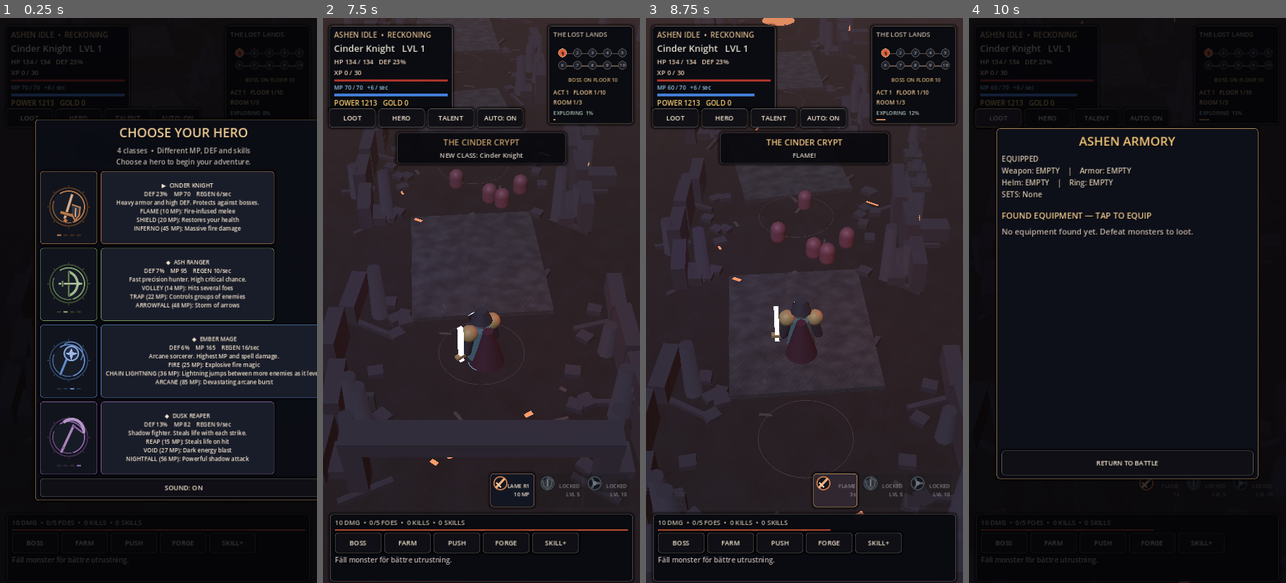
Above: before the commit, frames 1-4 (left to right).
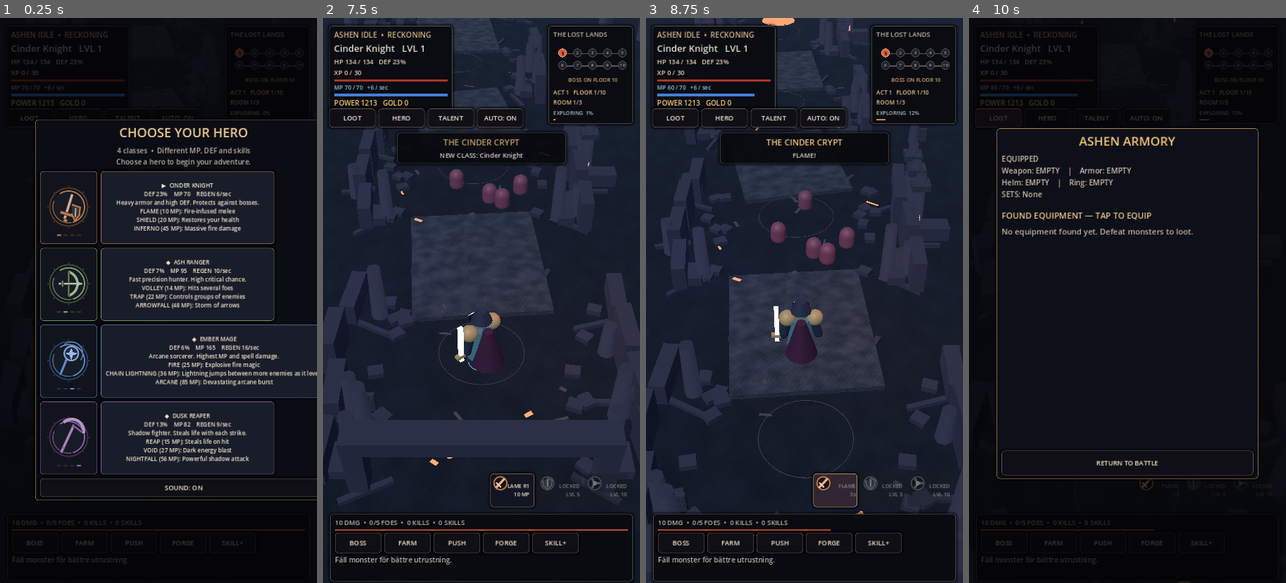
Above: after the commit, the same moments.

Repository: bananofil-wq/AshenIdle
Game: Godot game, scene res://scenes/main.tscn
The game is run twice, just before and just after one commit, with the same random seed, the same clock (stepped at 60 frames per second) and the same inputs.
Inputs:
- Up to frame 1 (0.25 s): no input
- Up to frame 2 (7.5 s): click "LOOT" at 0.5 s; click "HERO" at 1.25 s; click "TALENT" at 2 s; click "AUTO: ON" at 2.75 s; click "BOSS" at 3.5 s; click "FARM" at 4.25 s; click "PUSH" at 5 s; click "FORGE" at 5.75 s; click "SKILL+" at 6.5 s; click "▶ CINDER KNIGHT DEF 23% MP 70…" at 7.25 s
- Up to frame 3 (8.75 s): click "FLAME R1 10 MP" at 8 s
- Up to frame 4 (10 s): click "LOOT" at 8.75 s; click "HERO" at 9.5 s

The runs differ from the first frame. In frame 2, 5.6% of the frame differs, in the area x 0-100%, y 0-61%; in frame 3, 7.8%, in the area x 0-100%, y 0-58%; in frame 4, less than 0.1%.

Commit message:
Correct flat muddy lighting with cool key fill; ease GLES3 dynamic lights, fog, embers and burst particle CPU load

Diff:
--- a/scripts/main.gd
+++ b/scripts/main.gd
@@ -255,7 +255,7 @@
     environment.adjustment_saturation = 0.88
     environment.ambient_light_source = Environment.AMBIENT_SOURCE_COLOR
     environment.ambient_light_color = Color("677186")
-    environment.ambient_light_energy = 0.48
+    environment.ambient_light_energy = 0.73
     environment.glow_enabled = false
     # Keep saturated spell silhouettes; aggressive glow had clipped the entire combat area white.
     environment.glow_intensity = 0.38
@@ -284,15 +284,15 @@
     add_child(ember)
     ember.position = Vector3(0.0, 2.8, 0.5)
     ember.light_color = Color("ff6332")
-    ember.light_energy = 1.35
-    ember.omni_range = 13.0
+    ember.light_energy = 0.94
+    ember.omni_range = 10.5
     var arcane := OmniLight3D.new()
     mystic_light = arcane
     add_child(arcane)
     arcane.position = Vector3(-3.6, 4.0, -2.0)
     arcane.light_color = Color("965eff")
-    arcane.light_energy = 0.68
-    arcane.omni_range = 12
+    arcane.light_energy = 0.56
+    arcane.omni_range = 10
 
     # The old static arena is replaced by interconnected dungeon chambers.
     var dungeon_script: Script = preload("res://scripts/dungeon_builder.gd")
@@ -1153,16 +1153,16 @@
     var scene: Environment = bg_environment.environment
     scene.background_color = [Color("070a12"), Color("091925"), Color("0b1e12"), Color("130e24"), Color("250b09")][next_biome]
     scene.fog_enabled = true
-    scene.fog_light_color = [Color("59423d"), Color("64879b"), Color("526851"), Color("48305e"), Color("704238")][next_biome]
-    scene.fog_density = [0.009, 0.006, 0.004, 0.010, 0.008][next_biome]
+    scene.fog_light_color = [Color("35445c"), Color("64879b"), Color("526851"), Color("48305e"), Color("704238")][next_biome]
+    scene.fog_density = [0.004, 0.005, 0.004, 0.007, 0.006][next_biome]
     scene.adjustment_brightness = [1.02, 0.97, 0.99, 0.93, 0.99][next_biome]
     scene.adjustment_saturation = [0.92, 0.78, 0.96, 0.90, 0.94][next_biome]
     if key_sun != null:
         key_sun.light_color = [Color("bfd2f2"), Color("c2e7ff"), Color("c3dda1"), Color("bc9aff"), Color("ffd0a6")][next_biome]
         key_sun.light_energy = [1.05, 1.05, 0.99, 0.92, 1.08][next_biome]
-    scene.ambient_light_color = [Color("677186"), Color("88b5c8"), Color("79a27a"), Color("805aa6"), Color("aa634b")][next_biome]
+    scene.ambient_light_color = [Color("8da5c7"), Color("88b5c8"), Color("8eae88"), Color("805aa6"), Color("a17b77")][next_biome]
     if fire_light != null:
-        fire_light.light_color = [Color("ff6332"), Color("8ee3ff"), Color("a4dc72"), Color("c376ff"), Color("ff6e30")][next_biome]
+        fire_light.light_color = [Color("ff9a61"), Color("8ee3ff"), Color("a4dc72"), Color("c376ff"), Color("ff6e30")][next_biome]
     if mystic_light != null:
         mystic_light.light_color = [Color("965eff"), Color("63b4d3"), Color("5b9f66"), Color("743ee0"), Color("ff9b45")][next_biome]
     if center_banner != null:
@@ -2765,9 +2765,9 @@
 
 func _scatter_embers() -> void:
     # Tiny drifting emissive ash sparks provide depth without a heavy particle shader.
-    for i in range(44):
+    for i in range(12):
         var spark_mesh := QuadMesh.new()
-        spark_mesh.size = Vector2(rng.randf_range(0.07, 0.17), rng.randf_range(0.07, 0.17))
+        spark_mesh.size = Vector2(rng.randf_range(0.055, 0.10), rng.randf_range(0.055, 0.10))
         var spark := _mesh(self, spark_mesh, Vector3(rng.randf_range(-5.8, 5.8), 0.2, rng.randf_range(-5.8, 5.8)), _fx_material(Color("f27e34") if i % 3 else Color("ffbf5a"), 0.40))
         var phase := rng.randf_range(0.0, TAU)
         ember_motes.append({"node": spark, "x": spark.position.x, "z": spark.position.z, "phase": phase, "rate": rng.randf_range(0.22, 0.53)})
@@ -2823,7 +2823,9 @@
     sprite.material = _fx_material(tint, 0.69)
     var parts := CPUParticles3D.new()
     parts.mesh = sprite
-    parts.amount = mini(count, 120)
+    # A restrained cap prevents dozens of overlapping burst emitters from
+    # causing a large frame-time spike during chain lightning and boss kills.
+    parts.amount = mini(count, 52)
     parts.lifetime = duration
     parts.one_shot = true
     parts.explosiveness = 1.0
